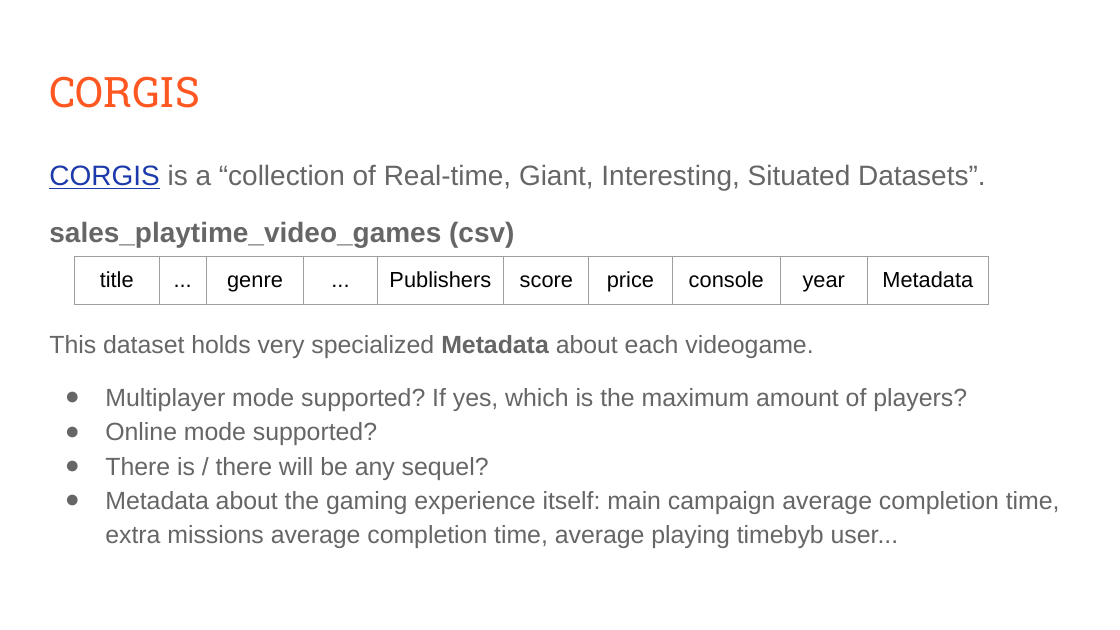
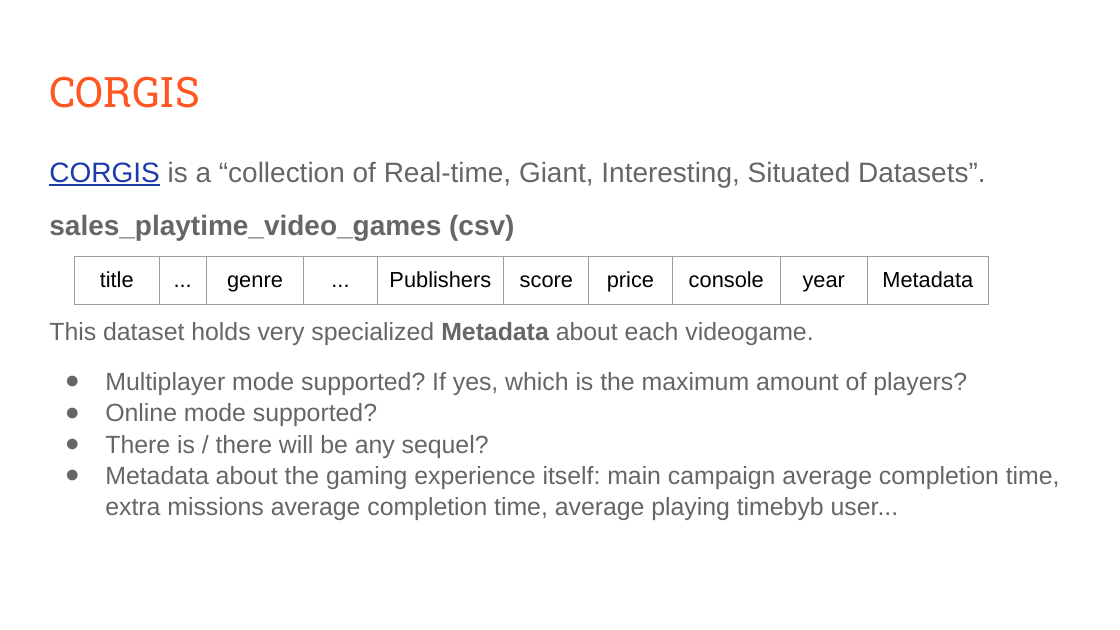
Before and after one commit to 1655653/LSDM, a slide deck: slide 7 of proposals/presentation.pptx. Drawn at 1120x630 pixels with LibreOffice and Linux fonts; fonts in the diff are those of the drawing. Boxes give left, top, right and bottom in pixels: in the first picture for what was removed or moved away, otherwise in the second. Text is boxed around its words. In the diff, an @@ line names an element or a change of style, - is before the commit and + after.

```diff
--- a/proposals/presentation.pptx
+++ b/proposals/presentation.pptx
@@ text "CORGIS is a “collection of ..." at (x1=49, y1=161, x2=1060, y2=520): line spacing 1.15 to 1.05 @@
@@ table resized from (x1=74, y1=256, x2=988, y2=624) to (x1=74, y1=256, x2=988, y2=305) @@
```
Also in this commit, not shown: 5 other slides changed, 8 slides added, 3 other files.
